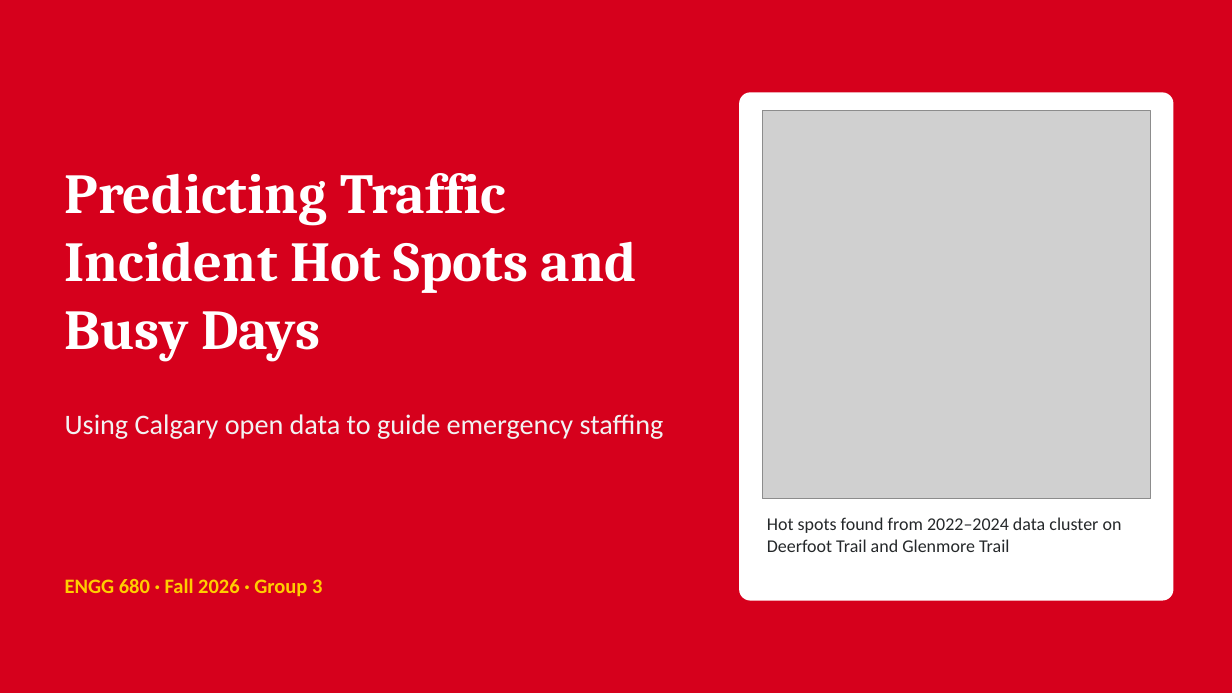
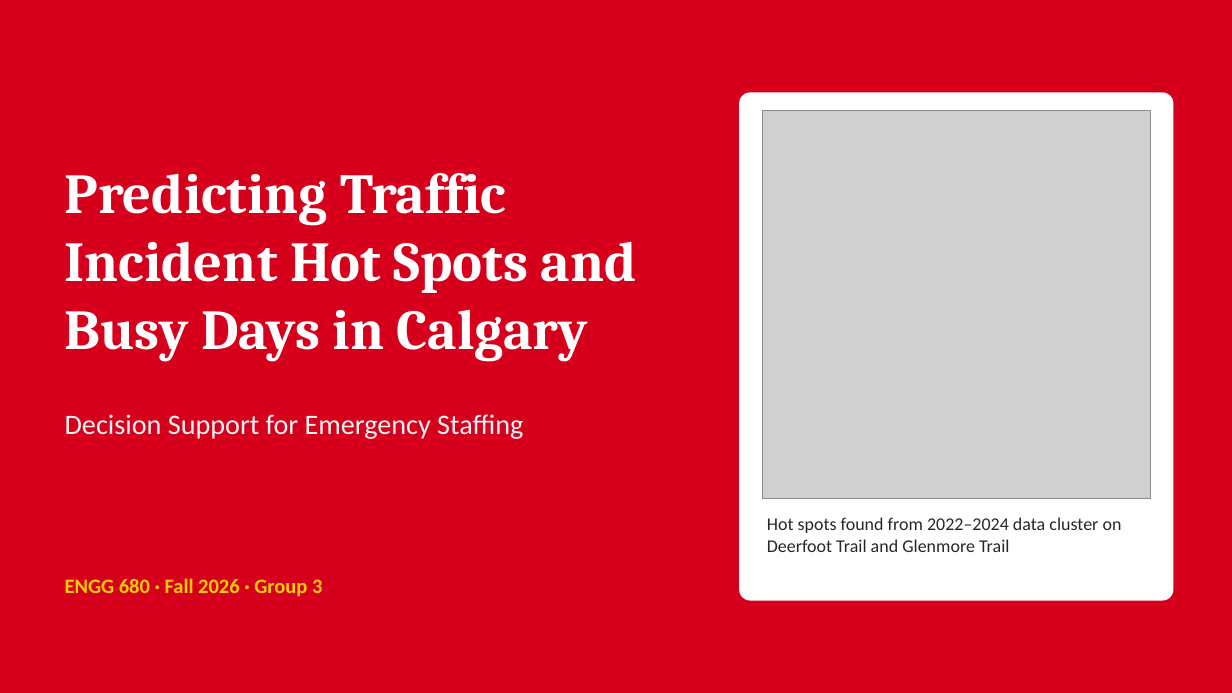
Before and after one commit to BilodeauS/BMENG_680_FinalProject_Group3, a slide deck: slide 1 of Traffic_Incidents_Presentation.pptx. Drawn at 1232x693 pixels with LibreOffice and Linux fonts; fonts in the diff are those of the drawing; grey boxes stand for pictures. Boxes give left, top, right and bottom in pixels: in the first picture for what was removed or moved away, otherwise in the second. Text is boxed around its words. In the diff, an @@ line names an element or a change of style, - is before the commit and + after.

```diff
--- a/Traffic_Incidents_Presentation.pptx
+++ b/Traffic_Incidents_Presentation.pptx
@@ title at (65, 173, 637, 361): text changed @@
-Predicting Traffic Incident Hot Spots and Busy Days
+Predicting Traffic Incident Hot Spots and Busy Days in Calgary
@@ text at (65, 414, 523, 439): text changed @@
-Using Calgary open data to guide emergency staffing
+Decision Support for Emergency Staffing
```
Also in this commit, not shown: 1 other slide changed, 16 other files.
